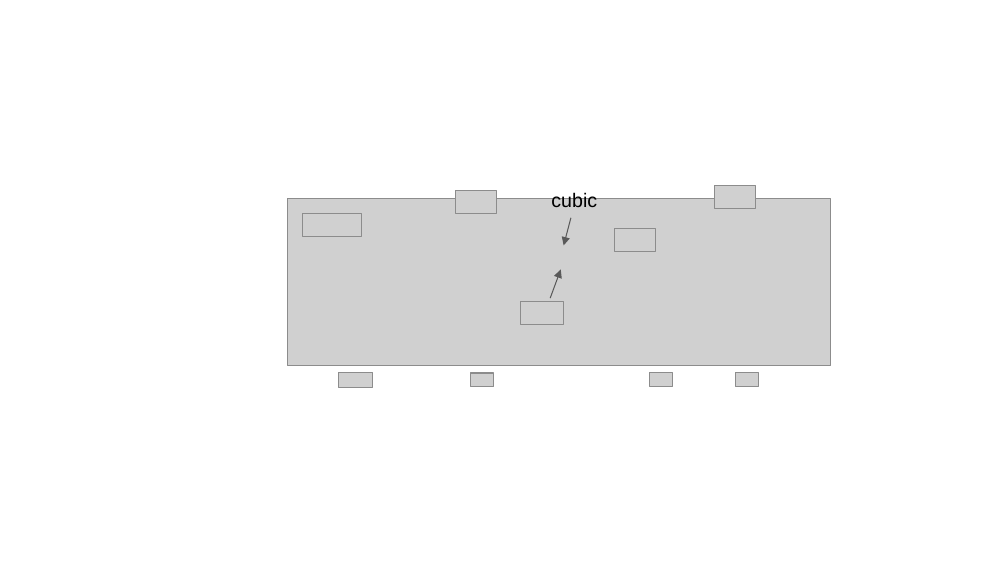
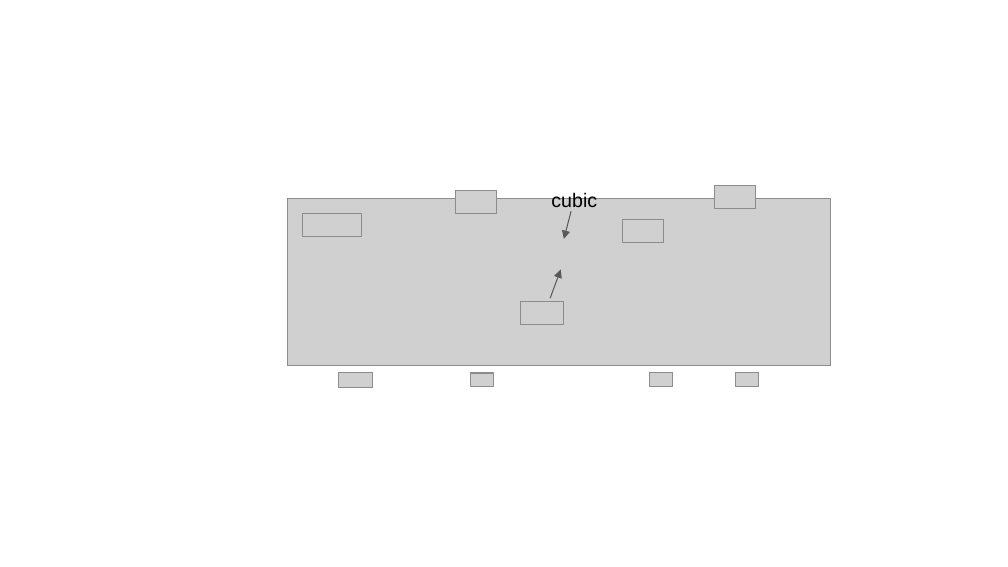
Before and after one commit to bigladder/btwxt, a slide deck: slide 5 of docs/figs/figs_all.pptx (slide 6 before the commit). Drawn at 1008x567 pixels with LibreOffice and Linux fonts; fonts in the diff are those of the drawing; grey boxes stand for pictures; background and template pictures are left out. Boxes give left, top, right and bottom in pixels: in the first picture for what was removed or moved away, otherwise in the second. Text is boxed around its words. In the diff, an @@ line names an element or a change of style, - is before the commit and + after.

```diff
--- a/docs/figs/figs_all.pptx
+++ b/docs/figs/figs_all.pptx
@@ arrow moved from (571, 218) - (563, 245) to (572, 212) - (563, 239) @@
@@ picture: place and size @@
-picture at bbox=[614, 228, 655, 251]
+picture at bbox=[623, 220, 664, 243]
```
Also in this commit, not shown: 1 other slide changed, 2 slides removed, 6 other files.
